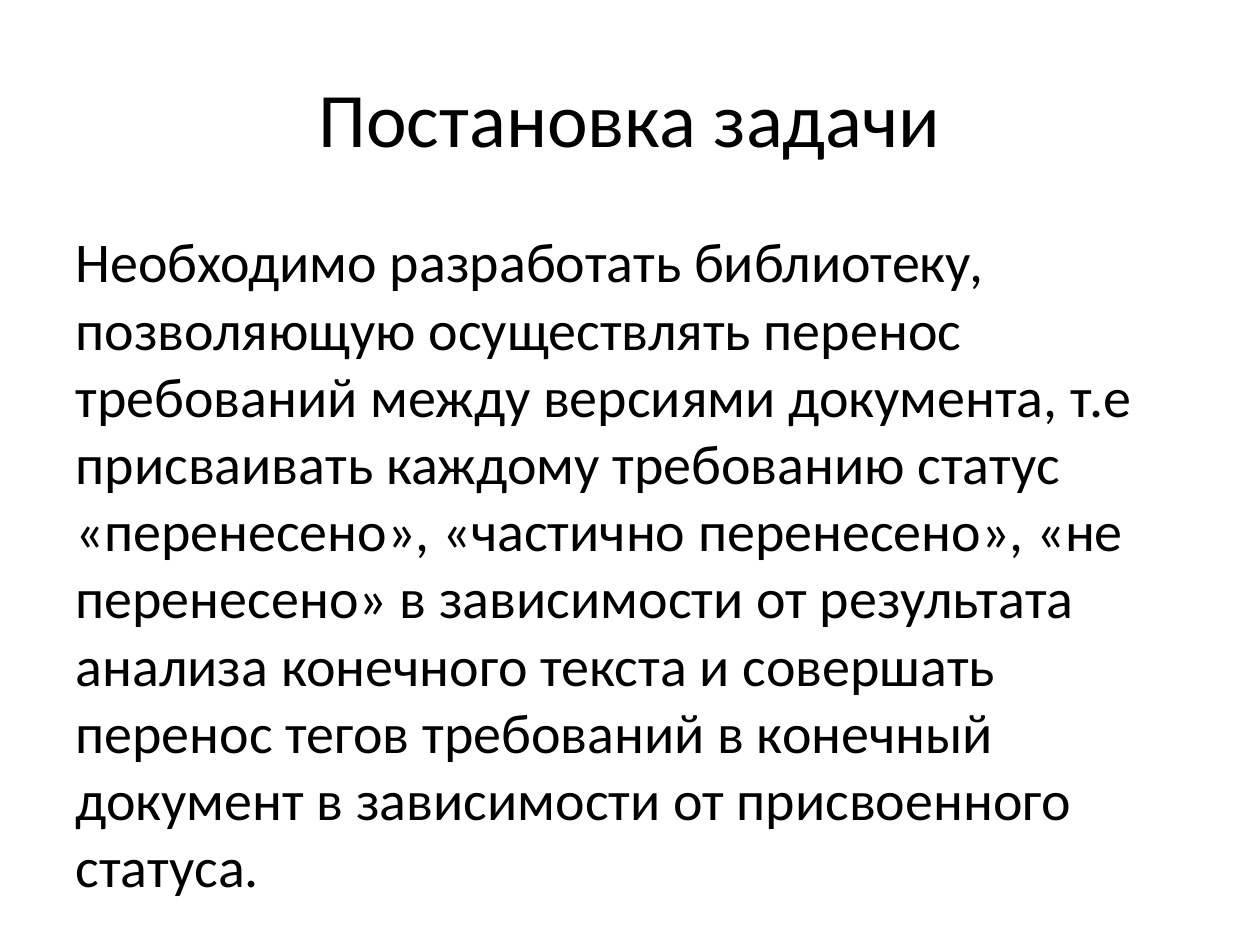
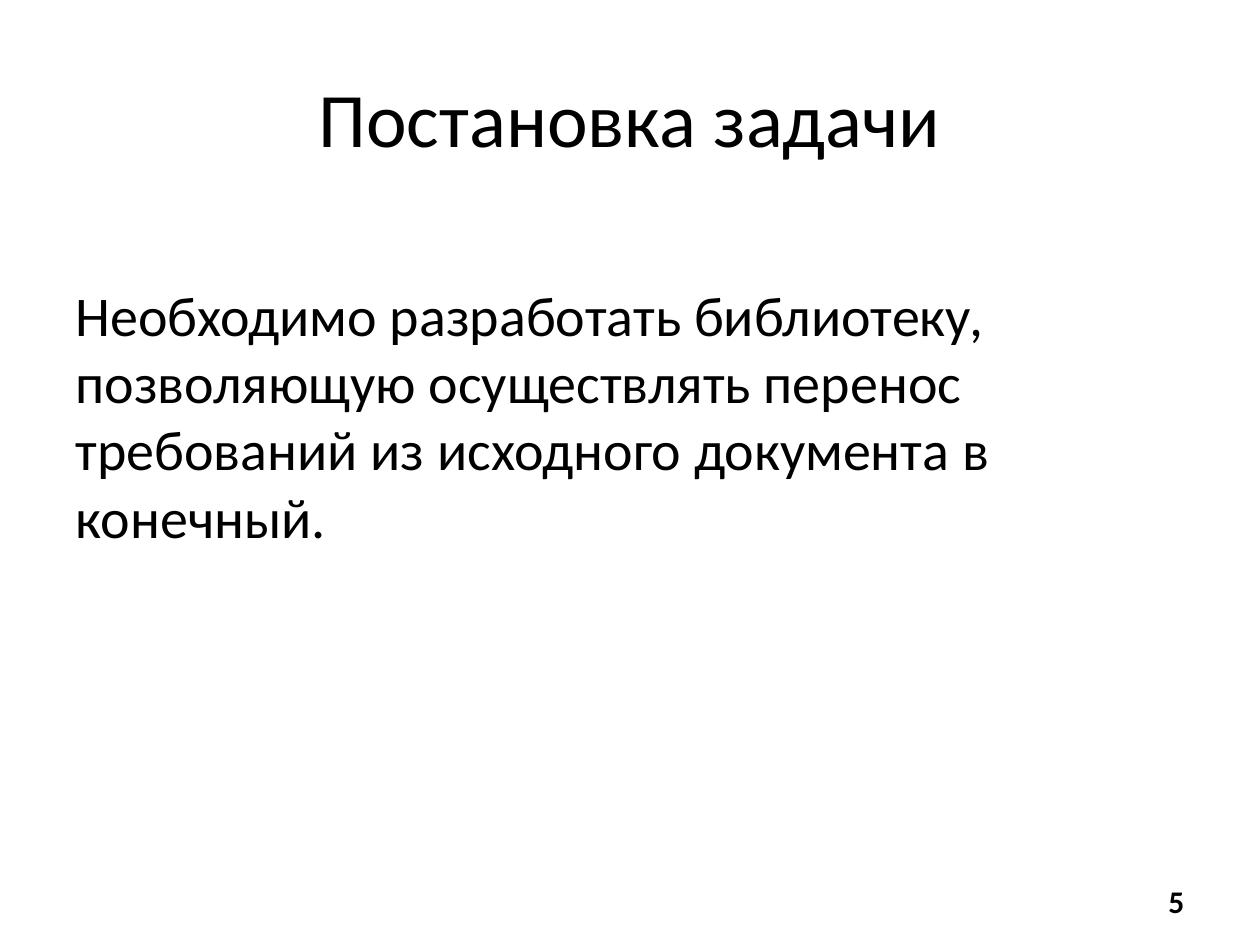
Before and after one commit to Revoltt/ReqSystem, a slide deck: slide 5 of diploma.pptx. Drawn at 1260x945 pixels with LibreOffice and Linux fonts; fonts in the diff are those of the drawing. Boxes give left, top, right and bottom in pixels: in the first picture for what was removed or moved away, otherwise in the second. Text is boxed around its words. In the diff, an @@ line names an element or a change of style, - is before the commit and + after.

Commit message:
renamed some files, added text and presentation v0.2

```diff
--- a/diploma.pptx
+++ b/diploma.pptx
@@ text at [76, 298, 989, 539]: text changed @@
-Необходимо разработать библиотеку, позволяющую осуществлять перенос требований между версиями документа, т.е присваивать каждому требованию статус «перенесено», «частично перенесено», «не перенесено» в зависимости от результата анализа конечного текста и совершать перенос тегов требований в конечный документ в зависимости от присвоенного статуса.
+Необходимо разработать библиотеку, позволяющую осуществлять перенос требований из исходного документа в конечный.
@@ page number added at [1168, 892, 1184, 914], 18 pt, text #000000, bold @@
+5
```
Also in this commit, not shown: 7 other slides changed, 6 slides added, 3 slides removed, 8 other files.
